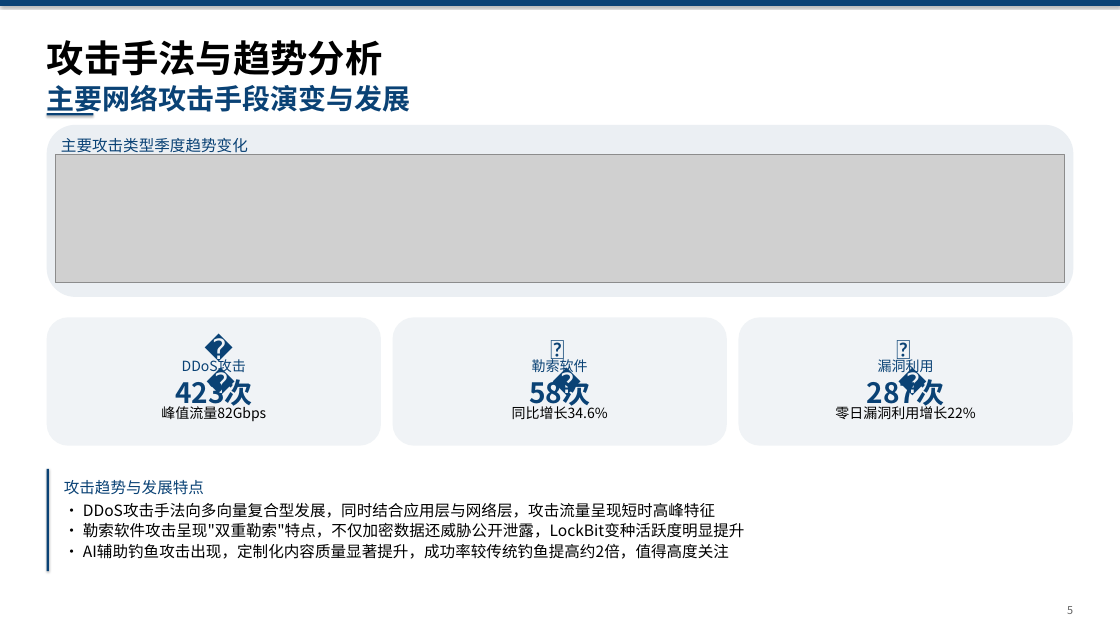
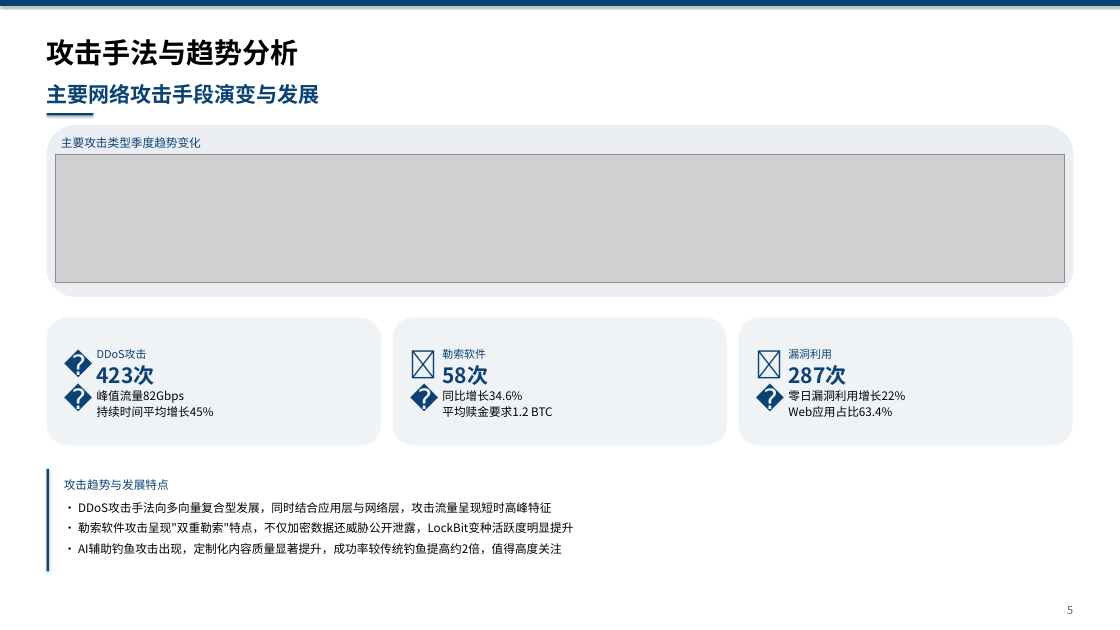
Before and after one commit to Xupai2022/html2pptx, a slide deck: slide 1 of output/slide03.pptx. Drawn at 1120x630 pixels with LibreOffice and Linux fonts; fonts in the diff are those of the drawing; grey boxes stand for pictures. Boxes give left, top, right and bottom in pixels: in the first picture for what was removed or moved away, otherwise in the second. Text is boxed around its words. In the diff, an @@ line names an element or a change of style, - is before the commit and + after.

```diff
--- a/output/slide03.pptx
+++ b/output/slide03.pptx
@@ text "攻击手法与趋势分析" at box(47, 39, 299, 66): size 48 to 36 pt @@
@@ text "主要网络攻击手段演变与发展" at box(47, 84, 320, 104): size 36 to 27 pt @@
@@ text "DDoS攻击": place and size @@
-text "DDoS攻击" at box(182, 358, 246, 376)
+text "DDoS攻击" at box(97, 349, 147, 359)
@@ text "勒索软件": place and size @@
-text "勒索软件" at box(532, 358, 588, 376)
+text "勒索软件" at box(442, 349, 486, 359)
@@ size 18 to 14 pt; alignment centre to left in 3 elements at box(97, 349, 147, 359), box(442, 349, 486, 359), box(788, 349, 832, 359) @@
@@ text "漏洞利用": place and size @@
-text "漏洞利用" at box(878, 358, 934, 376)
+text "漏洞利用" at box(788, 349, 832, 359)
@@ font Calibri to Noto Sans CJK SC; vertical alignment top to middle in 3 elements at box(750, 371, 772, 392), box(404, 371, 426, 392), box(58, 371, 80, 392) @@
@@ text "📶": place and size @@
-text "📶" at box(199, 329, 228, 353)
+text "📶" at box(58, 371, 80, 392)
@@ text "423次": place and size @@
-text "423次" at box(175, 375, 253, 411)
+text "423次" at box(97, 365, 155, 385)
@@ text "峰值流量82Gbps": place and size @@
-text "峰值流量82Gbps" at box(161, 404, 266, 421)
+text "峰值流量82Gbps" at box(97, 390, 185, 403)
@@ text "🔒": place and size @@
-text "🔒" at box(545, 329, 574, 353)
+text "🔒" at box(404, 371, 426, 392)
@@ text "58次": place and size @@
-text "58次" at box(529, 375, 590, 411)
+text "58次" at box(442, 365, 488, 385)
@@ text "同比增长34.6%": place and size @@
-text "同比增长34.6%" at box(512, 404, 608, 419)
+text "同比增长34.6%" at box(442, 390, 522, 401)
@@ text "🐛": place and size @@
-text "🐛" at box(891, 329, 920, 353)
+text "🐛" at box(750, 371, 772, 392)
@@ size 36 to 27 pt; alignment centre to left in 3 elements at box(97, 365, 155, 385), box(442, 365, 488, 385), box(788, 365, 846, 385) @@
@@ text "287次": place and size @@
-text "287次" at box(867, 375, 945, 411)
+text "287次" at box(788, 365, 846, 385)
@@ size 18 to 15 pt; alignment centre to left in 3 elements at box(97, 390, 185, 403), box(442, 390, 522, 401), box(788, 390, 905, 401) @@
@@ text "零日漏洞利用增长22%": place and size @@
-text "零日漏洞利用增长22%" at box(835, 404, 975, 419)
+text "零日漏洞利用增长22%" at box(788, 390, 905, 401)
@@ text added at box(97, 406, 214, 417), 15 pt, text #000000 @@
+持续时间平均增长45%
@@ text added at box(442, 406, 552, 417), 15 pt, text #000000 @@
+平均赎金要求1.2 BTC
@@ text added at box(788, 406, 892, 417), 15 pt, text #000000 @@
+Web应用占比63.4%
@@ size 20 to 15 pt in 5 elements at box(61, 137, 201, 148), box(64, 479, 169, 490), box(78, 502, 551, 513), box(78, 522, 573, 533), box(78, 543, 562, 554) @@
```
Also in this commit, not shown: 35 other files.
